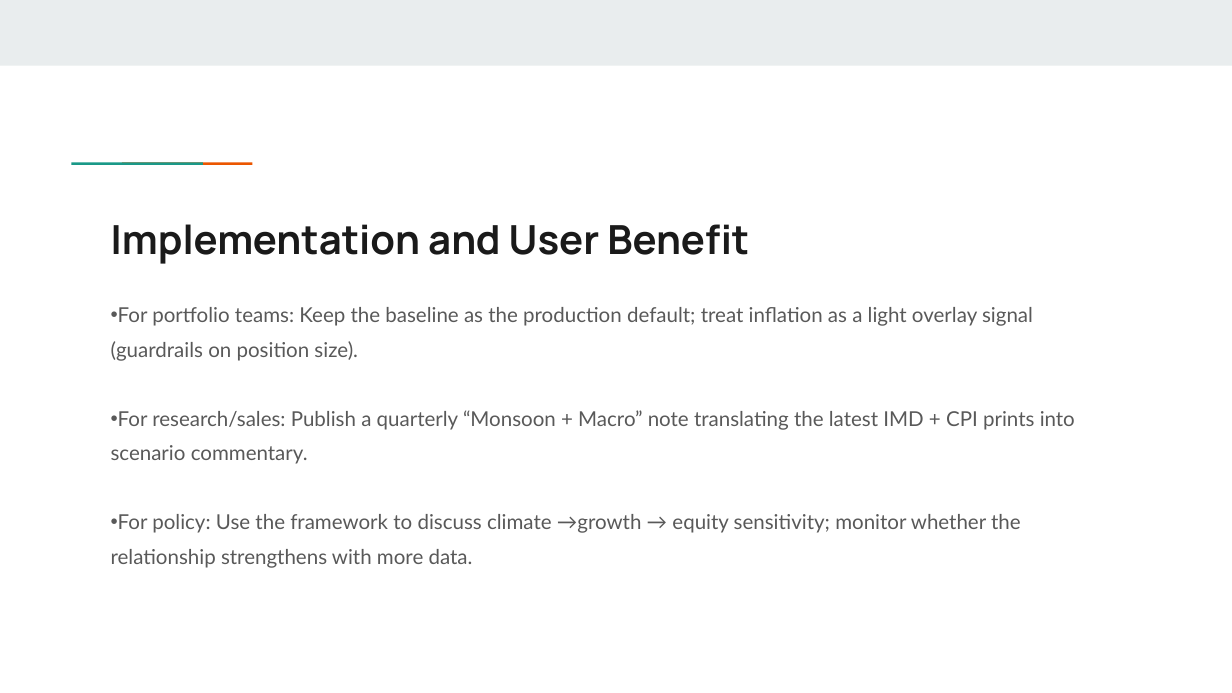
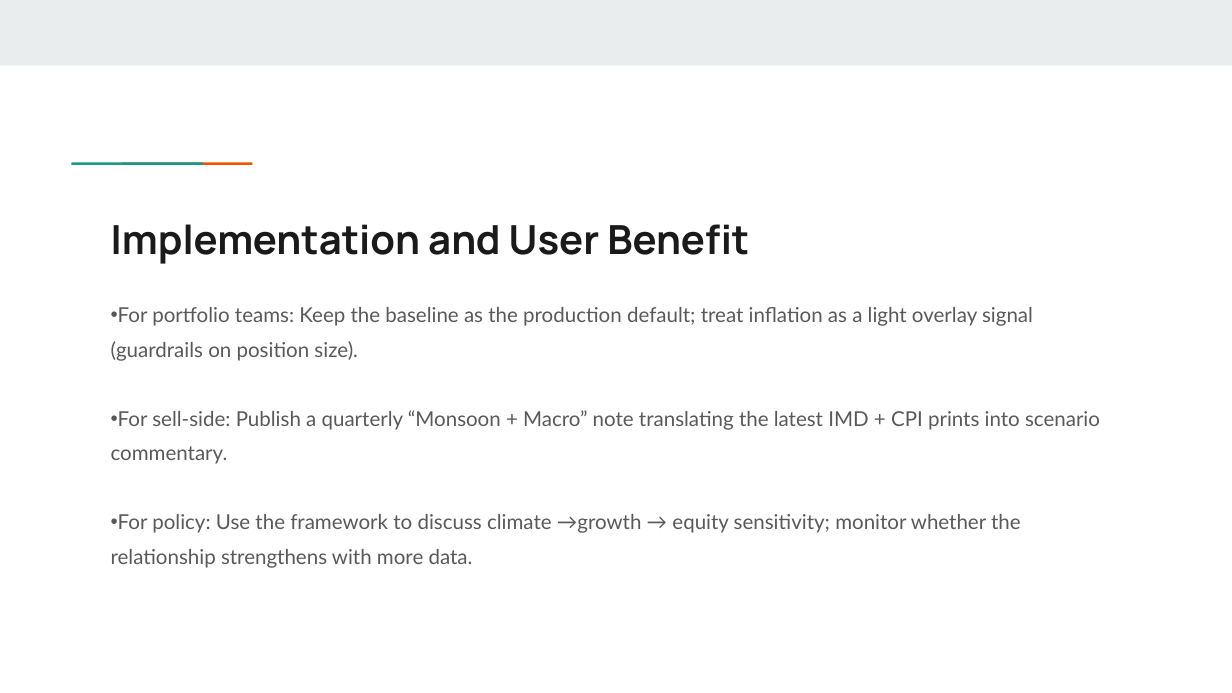
Before and after one commit to abpanic/marketpredict, a slide deck: slide 15 of Abpanick-Final Presentation.pptx. Drawn at 1232x693 pixels with LibreOffice and Linux fonts; fonts in the diff are those of the drawing. Boxes give left, top, right and bottom in pixels: in the first picture for what was removed or moved away, otherwise in the second. Text is boxed around its words. In the diff, an @@ line names an element or a change of style, - is before the commit and + after.

```diff
--- a/Abpanick-Final Presentation.pptx
+++ b/Abpanick-Final Presentation.pptx
@@ text at [111,410,1100,464]: text changed @@
-• For research/sales: Publish a quarterly “Monsoon + Macro” note translating the latest IMD + CPI prints into scenario commentary.
+• For sell-side: Publish a quarterly “Monsoon + Macro” note translating the latest IMD + CPI prints into scenario commentary.
```
Also in this commit, not shown: 10 other slides changed, 3 other files.
